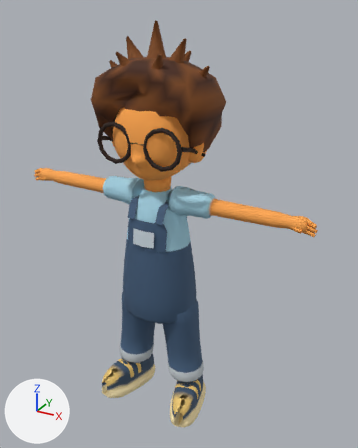
The glTF model public/v2/models/kid_gizmo.glb, before and after one commit.
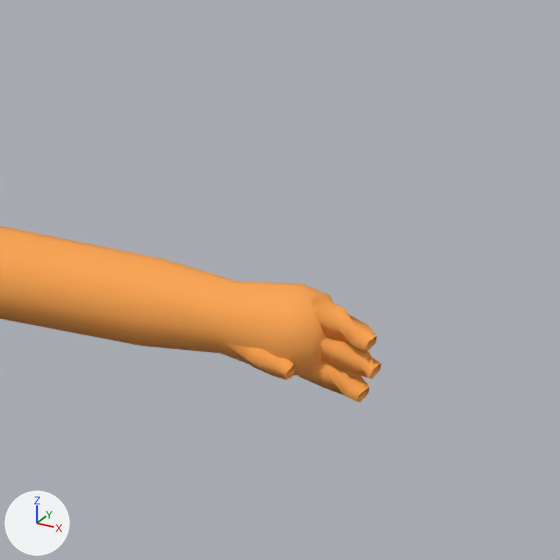
The first picture shows the older version from a 50 mm lens placed at (2.44, -4.0, 4.22), pointed at (0.13, 0.21, 2.11). The close-ups show the older and then the newer version on the part from 70% to 98% of the width and 37% to 59% of the height of that picture. Only the edits that show in the close-ups are written down. The axes (+X, +Y, +Z) are drawn at lower left. The lights are the same throughout. Objects named as collision shapes, trigger or cutter boxes, shadow casters or lower levels of detail are left out. Vertices at exactly the same position are counted once.

The first close-up shows 'kid_gizmo_LOD0'.
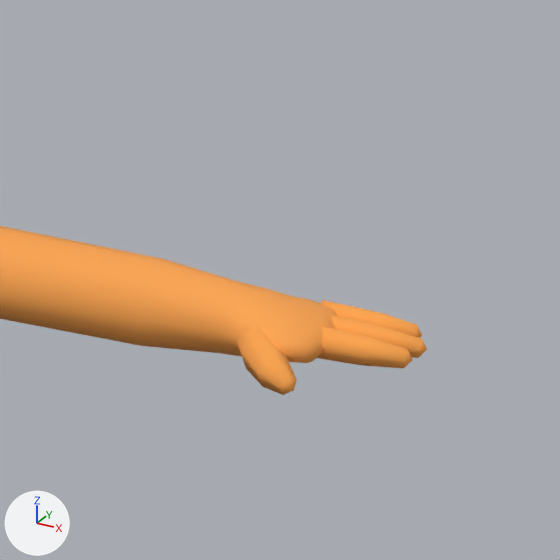
Diff of the bpy script that builds the scene:
```diff
--- a/public/v2/models/kid_gizmo.glb.py
+++ b/public/v2/models/kid_gizmo.glb.py
@@ me_kid_gizmo_lod0_mesh @@
 # used by ob_kid_gizmo_lod0; location = (0.0, 0.0, 0.0)
-me_kid_gizmo_lod0_mesh.from_pydata(...)  # 3525 vertices, 6600 faces; spans x -1.62..1.62, y -0.48..0.7, z 0.01..4.1
+me_kid_gizmo_lod0_mesh.from_pydata(...)  # 3525 vertices, 6600 faces; spans x -1.67..1.67, y -0.48..0.7, z 0.01..4.1
+# me_kid_gizmo_lod0_mesh part 1: 124 of 3525 vertices moved; they spanned x 1.37..1.62, y -0.08..0.08, z 2.39..2.54 and now span x 1.38..1.67, y -0.17..0.1, z 2.42..2.52; mean shift (0.01, 0.02, 0.01); largest move (1.6, -0.05, 2.41) -> (1.64, 0.08, 2.49)
+# other edits to the shape of me_kid_gizmo_lod0_mesh do not show in these pictures
 me_kid_gizmo_lod0_mesh.materials.append(mat_m_body)
```

Where the change shows, as pixel boxes [x1, y1, x2, y2] in the close-ups (560 x 560 px; the box of a moved part takes in the faces that stretch with it):
'kid_gizmo_LOD0', reshaped: before [0, 226, 381, 402]; after [0, 226, 427, 395]
part 1 of me_kid_gizmo_lod0_mesh, moved or reshaped: before [217, 281, 381, 402]; after [217, 281, 427, 395]
